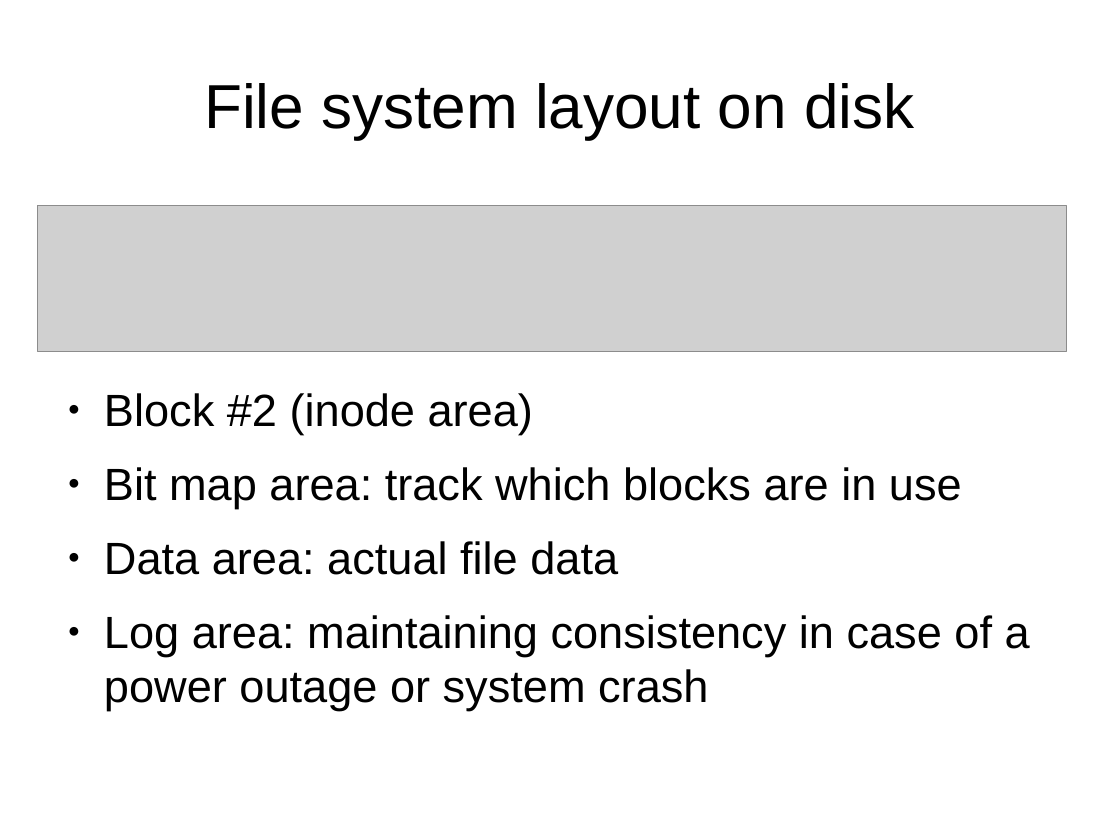
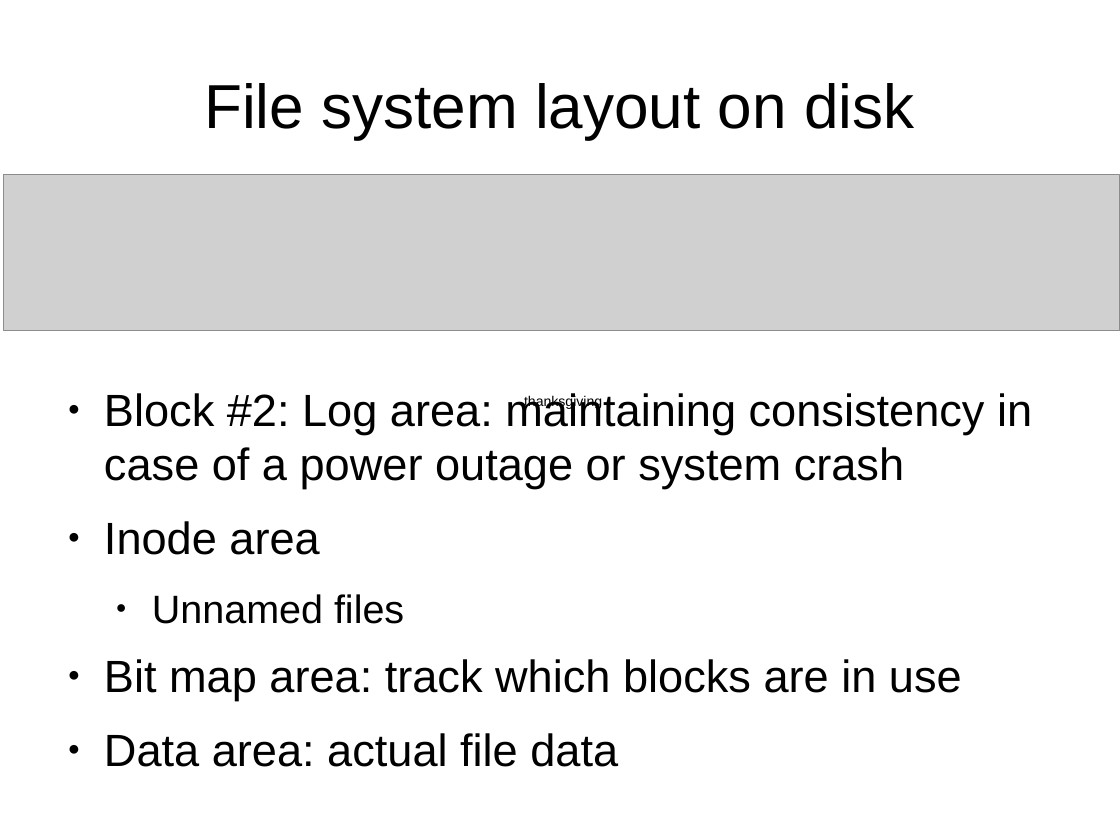
Before and after one commit to antonburtsev/cs5460, a slide deck: slide 17 of lectures/lecture16-file-system/lecture16-file-system.odp (slide 15 before the commit). Drawn at 1120x840 pixels with LibreOffice and Linux fonts; fonts in the diff are those of the drawing; grey boxes stand for pictures. Boxes give left, top, right and bottom in pixels: in the first picture for what was removed or moved away, otherwise in the second. Text is boxed around its words. In the diff, an @@ line names an element or a change of style, - is before the commit and + after.

Commit message:
Lecture 16 file system (Buffer cache)

```diff
--- a/lectures/lecture16-file-system/lecture16-file-system.odp
+++ b/lectures/lecture16-file-system/lecture16-file-system.odp
@@ picture: place and size @@
-picture at <box>38,206,1067,352</box>
+picture at <box>3,175,1120,330</box>
@@ text at <box>104,393,1032,624</box>: text changed @@
-● Block #2 (inode area)
+● Block #2: Log area: maintaining consistency in case of a power outage or system crash
+● Inode area
+  ● Unnamed files
@@ text added at <box>524,394,602,409</box>, 10 pt, text #000000 @@
+thanksgiving
@@ text at <box>104,615,1030,711</box>: paragraph removed @@
-● Log area: maintaining consistency in case of a power outage or system crash
```
Also in this commit, not shown: 8 other slides changed, 8 slides added, 2 other files.
